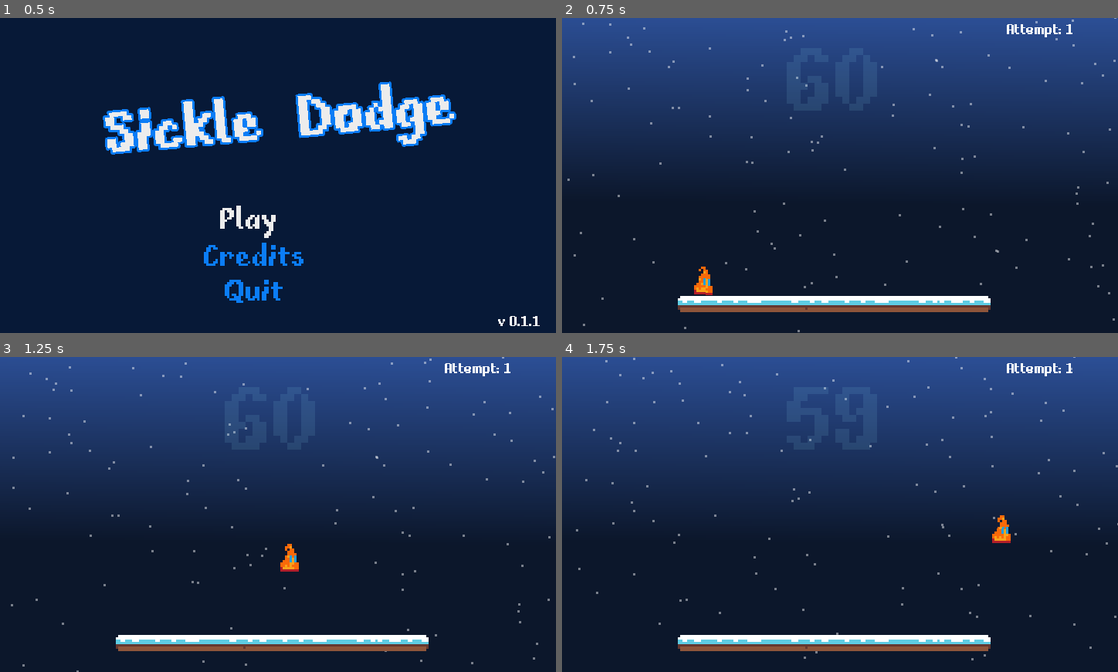
Above: before the commit, frames 1-4 (two rows, left to right).
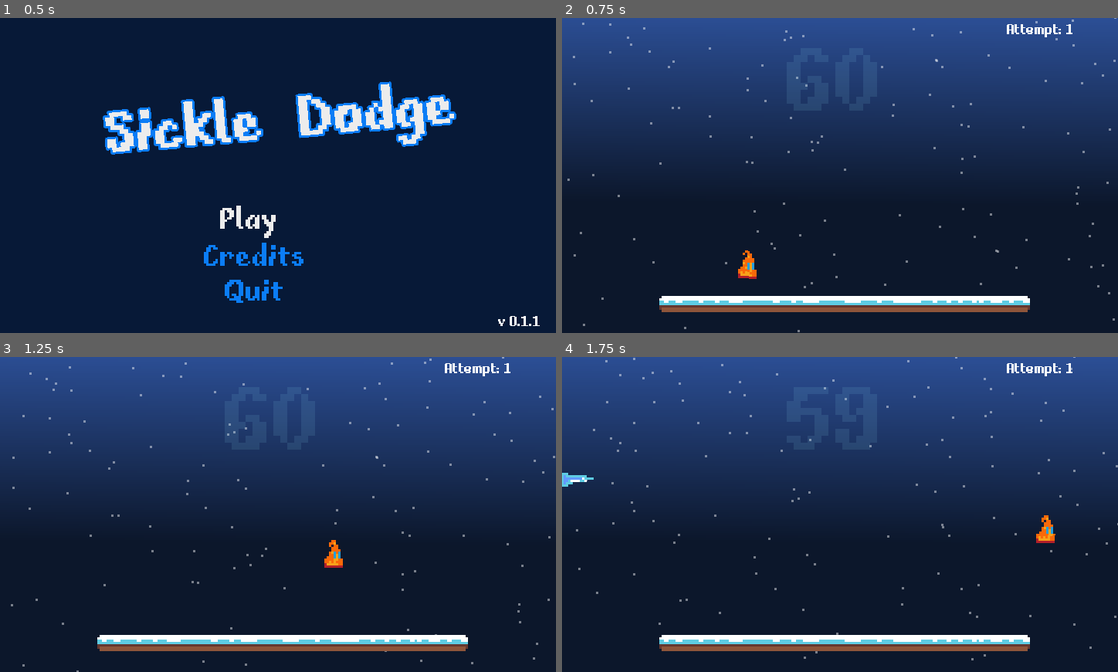
Above: after the commit, the same moments.

Repository: sugarvoid/winter-break-jam
Game: Godot game, scene res://game/menu/title_menu.tscn
The game is run twice, just before and just after one commit, with the same random seed, the same clock (stepped at 60 frames per second) and the same inputs. Sound files missing from this copy of the repository are replaced by a short silence.
Inputs:
- Up to frame 1 (0.5 s): no input
- Up to frame 2 (0.75 s): tap Enter (ui_accept) at 0.5 s; hold D (move_right) from 0.53 s (still down)
- Up to frame 3 (1.25 s): keep holding D (move_right); tap W (jump) at 0.77 s
- Up to frame 4 (1.75 s): keep holding D (move_right); tap W (jump) at 1.52 s

Frame 1 is identical in both runs. In frame 2, 1.1% of the frame differs, in the area x 17-85%, y 73-94%; in frame 3, 1.1%; in frame 4, 1.3%, in the area x 0-89%, y 36-94%.

Commit message:
Resize platform and move sickle spawn points

Diff:
--- a/game/game.tscn
+++ b/game/game.tscn
@@ -50,7 +50,7 @@
 collision_mask = 13
 
 [node name="PlayerSpawnPoint" type="Position2D" parent="."]
-position = Vector2( 50, 100 )
+position = Vector2( 69, 93 )
 
 [node name="OffScreenPos" type="Position2D" parent="."]
 position = Vector2( -26, -18 )
--- a/game/manager/hazard_manager/hazard_manager.gd
+++ b/game/manager/hazard_manager/hazard_manager.gd
@@ -26,7 +26,7 @@
 const p_SWFinal: PackedScene = preload("res://game/danger_object/wave/sickle_wave_final.tscn")
 
 #TODO: Make const
-var left_timer_time: int = 3
+var left_timer_time: int = 1
 var right_timer_time: float = 4.0
 
 func _ready():
@@ -59,7 +59,7 @@
 	self.hazard_container.call_deferred("add_child", new_wave)
 
 func _on_left_timeout() -> void:
-	_spawn_ice_sickle($CenterLeft.global_position, DangerObject.MOVING_DIRECTION.DOWN, 150)
+	_spawn_ice_sickle($L2.global_position, DangerObject.MOVING_DIRECTION.RIGHT, 150)
 	## _spawn_ice_sickle(bottom_left.global_position, DangerObject.MOVING_DIRECTION.RIGHT, 150)
 
 func _on_right_timeout() -> void:
--- a/game/manager/hazard_manager/hazard_manager.tscn
+++ b/game/manager/hazard_manager/hazard_manager.tscn
@@ -8,20 +8,23 @@
 
 [node name="HazardContainer" type="Node2D" parent="."]
 
+[node name="LeftLow" type="Position2D" parent="."]
+position = Vector2( -14, 109 )
+
+[node name="LeftJump" type="Position2D" parent="."]
+position = Vector2( -14, 86 )
+
+[node name="RightLow" type="Position2D" parent="."]
+position = Vector2( 259, 109 )
+
+[node name="RightJump" type="Position2D" parent="."]
+position = Vector2( 259, 86 )
+
 [node name="L1" type="Position2D" parent="."]
 position = Vector2( -15, 37 )
 
 [node name="L2" type="Position2D" parent="."]
 position = Vector2( -15, 53 )
-
-[node name="L3" type="Position2D" parent="."]
-position = Vector2( -15, 66 )
-
-[node name="L4" type="Position2D" parent="."]
-position = Vector2( -14, 114 )
-
-[node name="R1" type="Position2D" parent="."]
-position = Vector2( 245, -11 )
 
 [node name="R2" type="Position2D" parent="."]
 position = Vector2( 258, 34 )
@@ -29,35 +32,26 @@
 [node name="R3" type="Position2D" parent="."]
 position = Vector2( 258, 61 )
 
-[node name="R4" type="Position2D" parent="."]
-position = Vector2( 258, 89 )
-
 [node name="SickleLeft" type="Timer" parent="."]
 
 [node name="SickleRight" type="Timer" parent="."]
 
 [node name="Platforms" parent="." instance=ExtResource( 2 )]
 
-[node name="LeftLeft" type="Position2D" parent="."]
-position = Vector2( 20, -18 )
+[node name="Top1" type="Position2D" parent="."]
+position = Vector2( 43, -18 )
 
-[node name="LeftCenter" type="Position2D" parent="."]
-position = Vector2( 50, -18 )
+[node name="Top2" type="Position2D" parent="."]
+position = Vector2( 73, -18 )
 
-[node name="LeftRight" type="Position2D" parent="."]
-position = Vector2( 80, -18 )
+[node name="Top3" type="Position2D" parent="."]
+position = Vector2( 103, -18 )
 
-[node name="RightLeft" type="Position2D" parent="."]
-position = Vector2( 153, -18 )
+[node name="Top4" type="Position2D" parent="."]
+position = Vector2( 134, -18 )
 
-[node name="RightCenter" type="Position2D" parent="."]
-position = Vector2( 183, -18 )
+[node name="Top5" type="Position2D" parent="."]
+position = Vector2( 161, -18 )
 
-[node name="RightRight" type="Position2D" parent="."]
-position = Vector2( 213, -18 )
-
-[node name="CenterLeft" type="Position2D" parent="."]
-position = Vector2( 104, -33 )
-
-[node name="CenterRight" type="Position2D" parent="."]
-position = Vector2( 130, -33 )
+[node name="Top6" type="Position2D" parent="."]
+position = Vector2( 188, -18 )
--- a/game/platform/Platforms.tscn
+++ b/game/platform/Platforms.tscn
@@ -5,7 +5,4 @@
 [node name="Platforms" type="Node2D"]
 
 [node name="StaticPlatformLeft" parent="." instance=ExtResource( 2 )]
-position = Vector2( 90, 124 )
-
-[node name="StaticPlatformRight" parent="." instance=ExtResource( 2 )]
-position = Vector2( 145, 124 )
+position = Vector2( 122, 124 )
--- a/game/platform/static_platform.tscn
+++ b/game/platform/static_platform.tscn
@@ -4,7 +4,7 @@
 [ext_resource path="res://game/platform/platform.gd" type="Script" id=2]
 
 [sub_resource type="RectangleShape2D" id=1]
-extents = Vector2( 40, 2 )
+extents = Vector2( 79, 2 )
 
 [node name="StaticPlatform" type="Node2D"]
 script = ExtResource( 2 )
Binary file changed: game/platform/TEMP_static_platform.png
